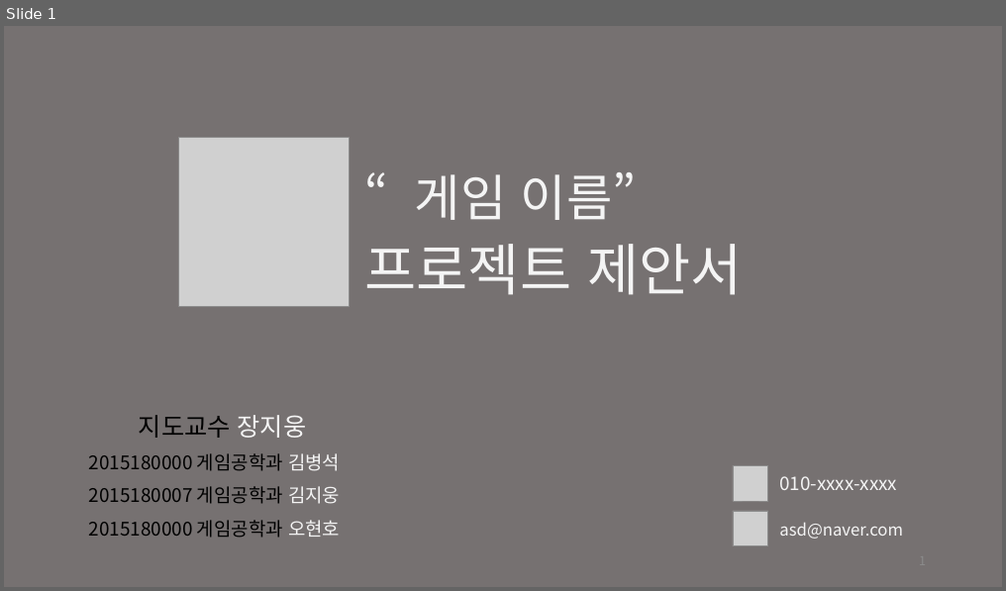
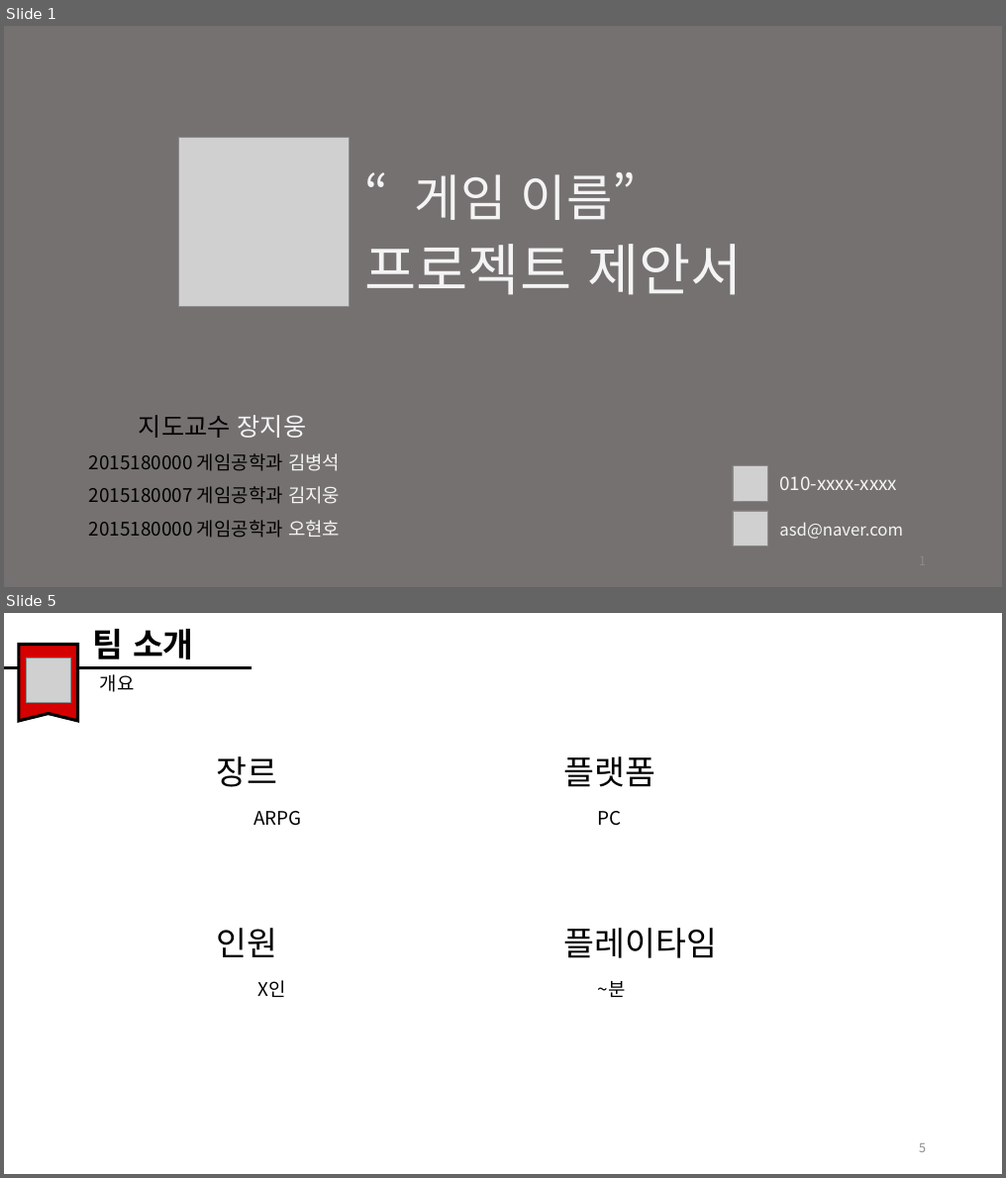
Before and after one commit to kbs5435586/Graduation, a slide deck: Plan/졸업작품제안서_200925.pptx. Shown one above the other, each under a label of ours: slide 1 before the commit, slides 1 and 5 after it; the slides between them are not shown. The pictures are 1006x591 and 1006x1178 pixels, drawn with LibreOffice and Linux fonts; fonts in the diff are those of the drawing; grey boxes stand for pictures. Boxes give left, top, right and bottom in pixels: in the first picture for what was removed or moved away, otherwise in the second. Text is boxed around its words. In the diff, an @@ line names an element or a change of style, - is before the commit and + after.

```diff
--- a/Plan/졸업작품제안서_200925.pptx
+++ b/Plan/졸업작품제안서_200925.pptx
@@ slide 5 added at bbox=[4, 613, 1002, 1174], background #FFFFFF @@
@@ group added at bbox=[4, 629, 252, 721]: 2 texts, 1 line, 1 freeform shape, 1 picture @@
+팀 소개
+개요
@@ text added at bbox=[216, 757, 277, 787], 32 pt, text #000000 @@
+장르
@@ text added at bbox=[564, 757, 656, 787], 32 pt, text #000000 @@
+플랫폼
@@ text added at bbox=[253, 811, 301, 826], 18 pt, text #000000 @@
+ARPG
@@ text added at bbox=[598, 811, 622, 826], 18 pt, text #000000 @@
+PC
@@ text added at bbox=[216, 928, 277, 958], 32 pt, text #000000 @@
+인원
@@ text added at bbox=[564, 928, 718, 959], 32 pt, text #000000 @@
+플레이타임
@@ text added at bbox=[258, 980, 286, 997], 18 pt, text #000000 @@
+X인
@@ text added at bbox=[598, 981, 626, 997], 18 pt, text #000000 @@
+~분
@@ page number added at bbox=[919, 1144, 926, 1153], 12 pt, text #8C8C8C @@
+5
```
Also in this commit, not shown: 2 slides changed, 10 other slides added, 1 slide removed.
